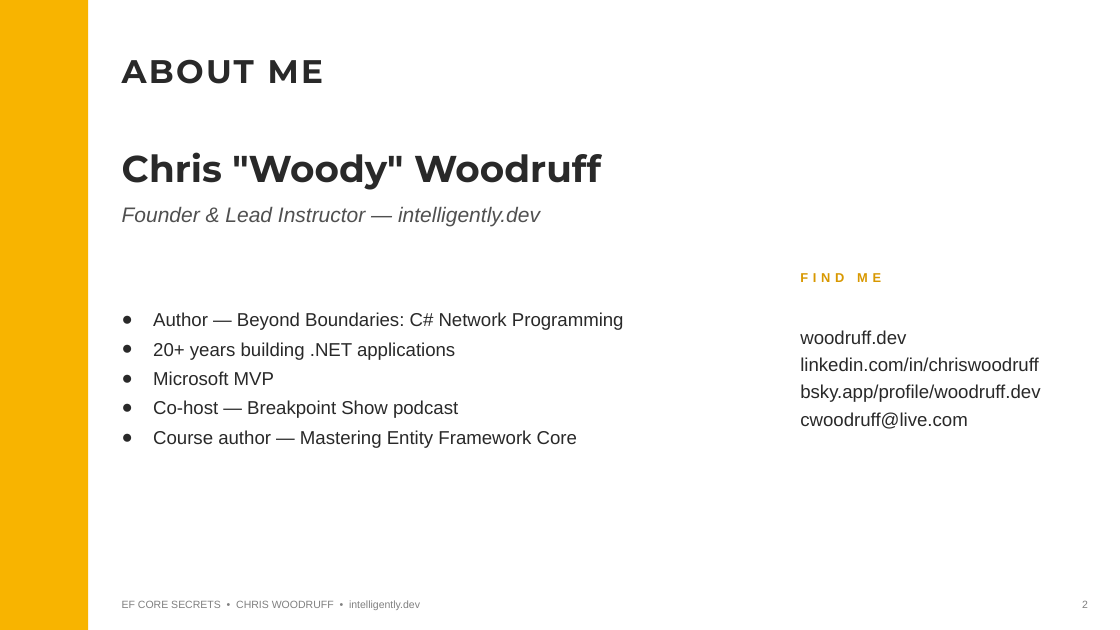
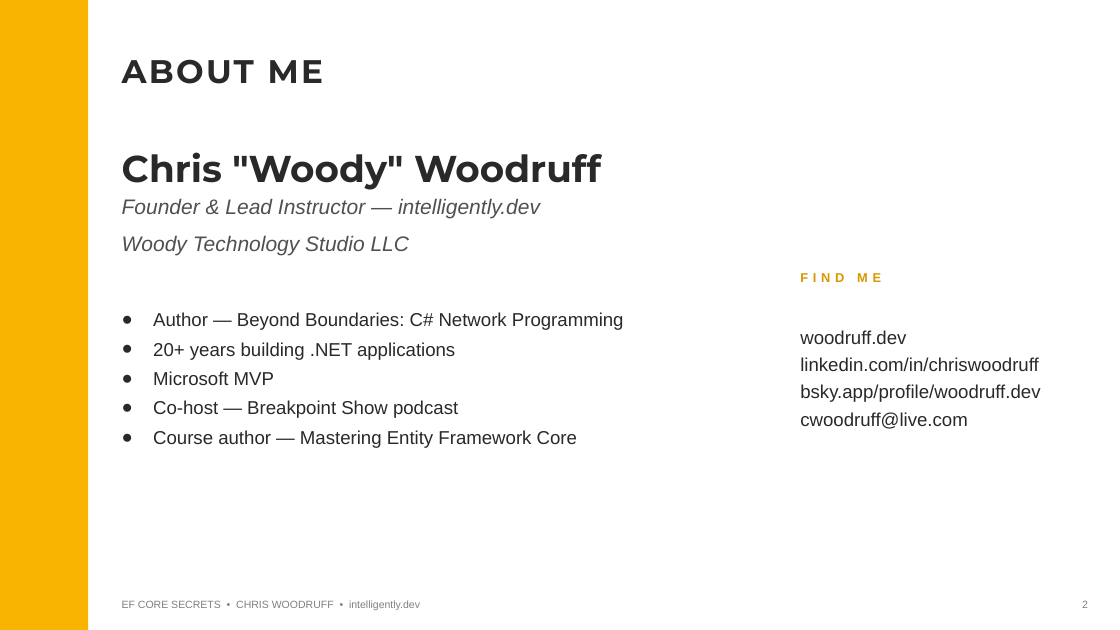
Before and after one commit to cwoodruff/EFCoreDemos, a slide deck: slide 3 of EF-Core-Secrets-10-Insights.pptx. Drawn at 1120x630 pixels with LibreOffice and Linux fonts; fonts in the diff are those of the drawing. Boxes give left, top, right and bottom in pixels: in the first picture for what was removed or moved away, otherwise in the second. Text is boxed around its words. In the diff, an @@ line names an element or a change of style, - is before the commit and + after.

```diff
--- a/EF-Core-Secrets-10-Insights.pptx
+++ b/EF-Core-Secrets-10-Insights.pptx
@@ text at (x1=122, y1=199, x2=540, y2=218): line spacing 1 to 1.5 @@
@@ text at (x1=122, y1=236, x2=410, y2=256): paragraph added @@
+Woody Technology Studio LLC
```
